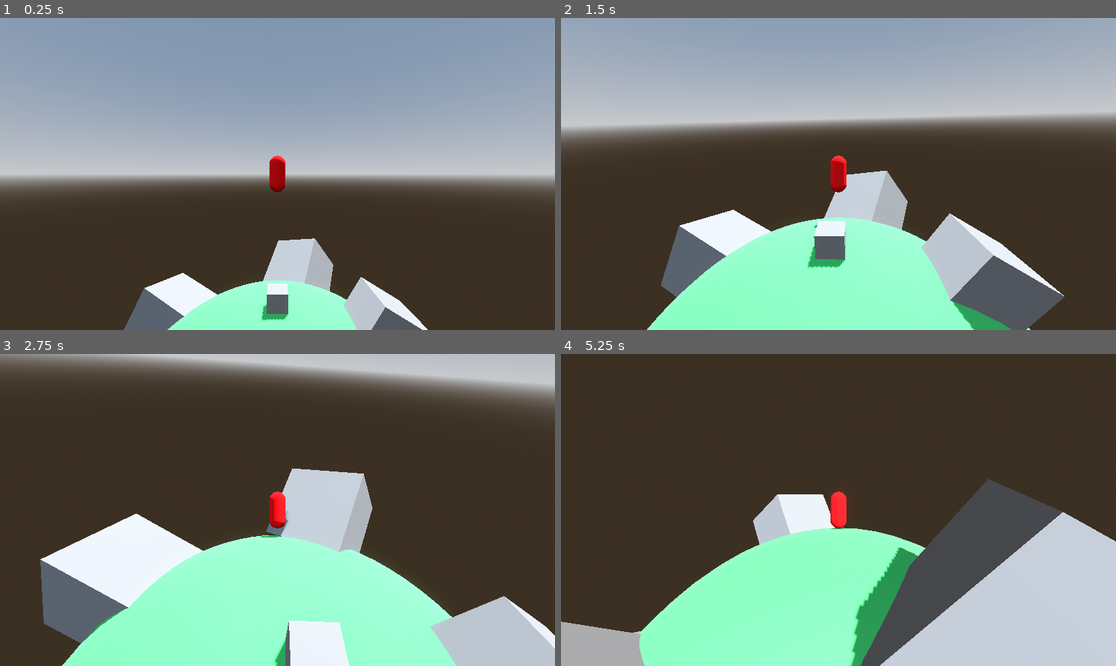
Above: before the commit, frames 1-4 (two rows, left to right).
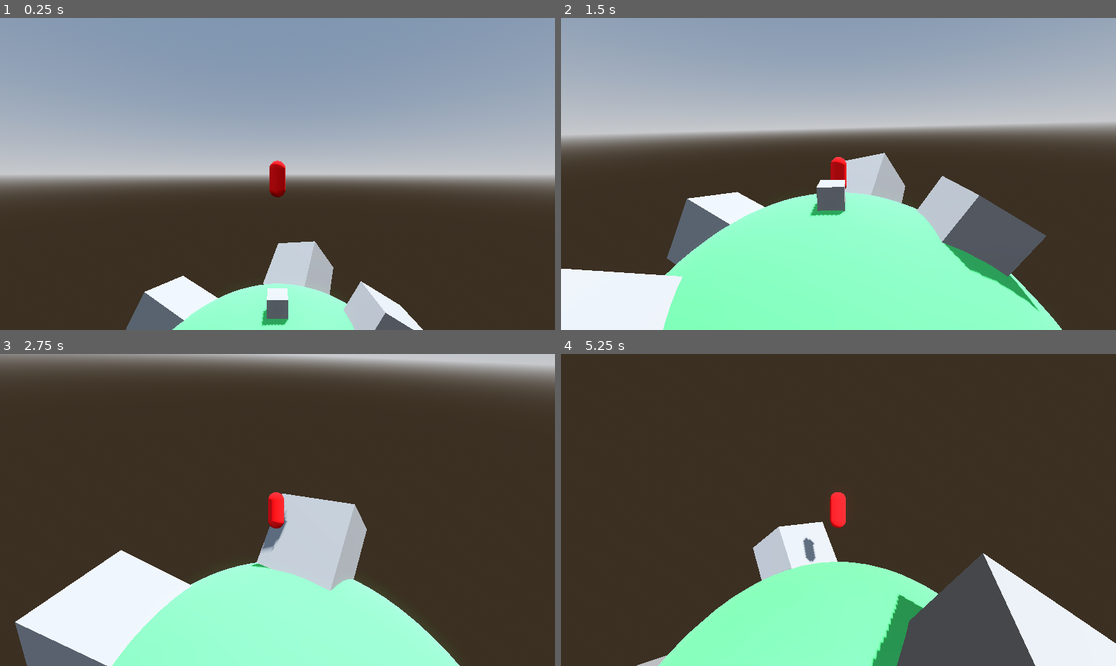
Above: after the commit, the same moments.

Repository: fastmover/godot_planet_walker
Game: Godot game, scene res://scenes/main.tscn
Two runs of this game, one before a commit and one after it. Both use one fixed random seed, a clock stepped at 60 frames per second and the inputs below.
Inputs (mouse positions are in pixels of both pictures, inside the frame that each line leads up to):
- Up to frame 1 (0.25 s): no input
- Up to frame 2 (1.5 s): move the mouse to (866, 174) at 0.52 s; hold W (mv_fwd) from 0.53 s (still down); tap Space (jump) at 0.6, 0.77, 1.07 s; move the mouse to (810, 174) at 1.27 s; tap S (mv_b) at 1.35 s
- Up to frame 3 (2.75 s): keep holding W (mv_fwd); tap Space (jump) at 1.52, 1.55, 1.82, 2.3 s; move the mouse to (288, 503) at 2.02 s; tap A (mv_l) at 2.1 s
- Up to frame 4 (5.25 s): keep holding W (mv_fwd); move the mouse to (832, 516) at 2.77 s; tap D (mv_r) at 2.85 s; tap Space (jump) at 3.02, 3.05, 3.32, 3.6, 3.77, 4.07, 4.52, 4.55, 4.82 s; move the mouse to (877, 513) at 3.52 s; move the mouse to (794, 506) at 4.27 s; tap S (mv_b) at 4.35 s; move the mouse to (844, 510) at 5.02 s; tap A (mv_l) at 5.1 s

The runs differ from the first frame. In frame 1, 1.7% of the frame differs, in the area x 22-78%, y 44-100%; in frame 2, 25%; in frame 3, 27%; in frame 4, 29%, in the area x 0-100%, y 40-100%.

Commit message:
Polished movement code.

Diff:
--- a/scenes/character.tscn
+++ b/scenes/character.tscn
@@ -23,20 +23,23 @@
 [node name="collision" type="CollisionShape3D" parent="."]
 shape = SubResource("CapsuleShape3D_twd4m")
 
-[node name="mesh" type="MeshInstance3D" parent="."]
+[node name="orientation" type="Node3D" parent="."]
+
+[node name="mesh" type="MeshInstance3D" parent="orientation"]
 mesh = SubResource("CapsuleMesh_yx4ie")
+skeleton = NodePath("../..")
 surface_material_override/0 = SubResource("StandardMaterial3D_1xsip")
 
-[node name="MeshInstance3D" type="MeshInstance3D" parent="mesh"]
+[node name="MeshInstance3D" type="MeshInstance3D" parent="orientation/mesh"]
 transform = Transform3D(0.57725, 0, 0, 0, 0.203439, 0, 0, 0, 0.360484, 0, 0.442317, -0.267192)
 mesh = SubResource("BoxMesh_eb423")
 
-[node name="camera_yaw" type="Node3D" parent="."]
+[node name="camera" type="Node3D" parent="orientation"]
 
-[node name="camera_pitch" type="Node3D" parent="camera_yaw"]
+[node name="camera_pitch" type="Node3D" parent="orientation/camera"]
 
-[node name="SpringArm3D" type="SpringArm3D" parent="camera_yaw/camera_pitch"]
+[node name="SpringArm3D" type="SpringArm3D" parent="orientation/camera/camera_pitch"]
 spring_length = 10.0
 
-[node name="camera" type="Camera3D" parent="camera_yaw/camera_pitch/SpringArm3D"]
+[node name="camera" type="Camera3D" parent="orientation/camera/camera_pitch/SpringArm3D"]
 current = true
--- a/scenes/main.tscn
+++ b/scenes/main.tscn
@@ -30,6 +30,7 @@
 [node name="character" parent="." node_paths=PackedStringArray("planet") instance=ExtResource("1_ywlpx")]
 transform = Transform3D(1, 0, 0, 0, 1, 0, 0, 0, 1, 0, 17.4909, 0)
 planet = NodePath("../planet")
+mass = 3.0
 
 [node name="Camera3D" type="Camera3D" parent="."]
 transform = Transform3D(-0.948876, -0.0439298, 0.312577, 0, 0.990268, 0.139173, -0.315649, 0.132058, -0.939642, 13.261, 11.959, -42.042)
--- a/scripts/character.gd
+++ b/scripts/character.gd
@@ -1,44 +1,68 @@
 class_name PlanetCharacter extends CharacterBody3D
 
+@export_category("Parameters")
 @export var planet: Node3D
+@export var mass: float = 4.0
 
-const SPEED = 5.0
-const JUMP_VELOCITY = 4.5
+@export_category("Movement")
+@export var speed:float = 5.0
+@export var acceleration:float = 0.3
+@export var deceleration:float = 0.3
+@export var air_control:float = 0.1
+
+@export var jump_impulse:float = 10.0
+
+@export_category("Camera")
+@export var sensitivity:float = 0.001
+@export var position_interpolation:float = 0.3
+
+const BASE_PLANET_FORCE = 1.0
+
+
+@onready var orientation: Node3D = $orientation
+@onready var camera: Node3D = $orientation/camera
+@onready var camera_pitch: Node3D = $orientation/camera/camera_pitch
 
 var move_vel : Vector3
 var up_vel: Vector3
+var in_floor: bool = true
 
+var global_camera_basis: Basis
 var gravity: float = ProjectSettings.get_setting("physics/3d/default_gravity")
 
 func _ready() -> void:
 	DisplayServer.mouse_set_mode(DisplayServer.MOUSE_MODE_CAPTURED)
+	camera.top_level = true
 
 func _process(delta: float) -> void:
-	$mesh.global_transform.basis = $camera_yaw.global_transform.basis
+	camera.global_position = lerp(camera.global_position, orientation.global_position, position_interpolation)
+	camera.global_transform.basis = orientation.global_transform.basis
 
 func _physics_process(delta: float) -> void:
 	up_direction = (global_position - planet.global_position).normalized()
 	transform.basis = Basis.looking_at(up_direction.cross(basis.x), up_direction)
+	in_floor = is_on_floor()
 
-	if !is_on_floor():
-		up_vel += -up_direction * gravity * delta * 3.0
-	else: up_vel = Vector3.ZERO
+	if !in_floor:
+		up_vel += -up_direction * gravity * delta * mass
+	else: up_vel = -up_direction * BASE_PLANET_FORCE
 
-	if Input.is_action_just_pressed("jump") && is_on_floor():
-		up_vel += up_direction * JUMP_VELOCITY * 3.0
+	if Input.is_action_just_pressed("jump") && in_floor:
+		up_vel += up_direction * (jump_impulse +BASE_PLANET_FORCE)
 
 	var input_dir := Input.get_vector("mv_l", "mv_r", "mv_fwd", "mv_b")
-	var direction = ($camera_yaw.global_transform.basis * Vector3(input_dir.x, 0, input_dir.y)).normalized()
+	var direction = (orientation.global_transform.basis * Vector3(input_dir.x, 0, input_dir.y)).normalized()
 
-	if direction:
-		move_vel = direction * SPEED
+	if in_floor:
+		move_vel = lerp(move_vel, direction * speed, (acceleration if direction else deceleration))
 	else:
-		move_vel = Vector3.ZERO
+		move_vel = lerp(move_vel, direction * speed, air_control * (acceleration if direction else deceleration))
 
 	velocity = move_vel + up_vel
 	move_and_slide()
 
 func _input(event: InputEvent) -> void:
 	if event is InputEventMouseMotion:
-		$camera_yaw.rotate_y(event.relative.x* -0.001)
-		$camera_yaw/camera_pitch.rotate_x(event.relative.y * -0.001)
+		orientation.rotate_y(event.relative.x* -sensitivity)
+		camera_pitch.rotate_x(event.relative.y *-sensitivity)
+		camera_pitch.rotation.x = clamp(camera_pitch.rotation.x, -PI/2, PI/5)
Not shown, changed: .gitignore
